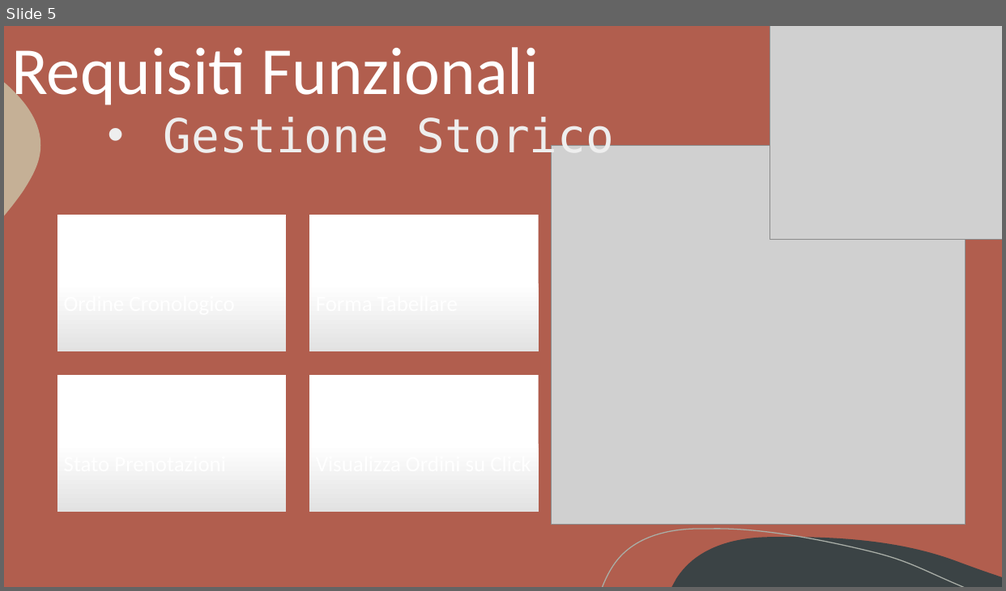
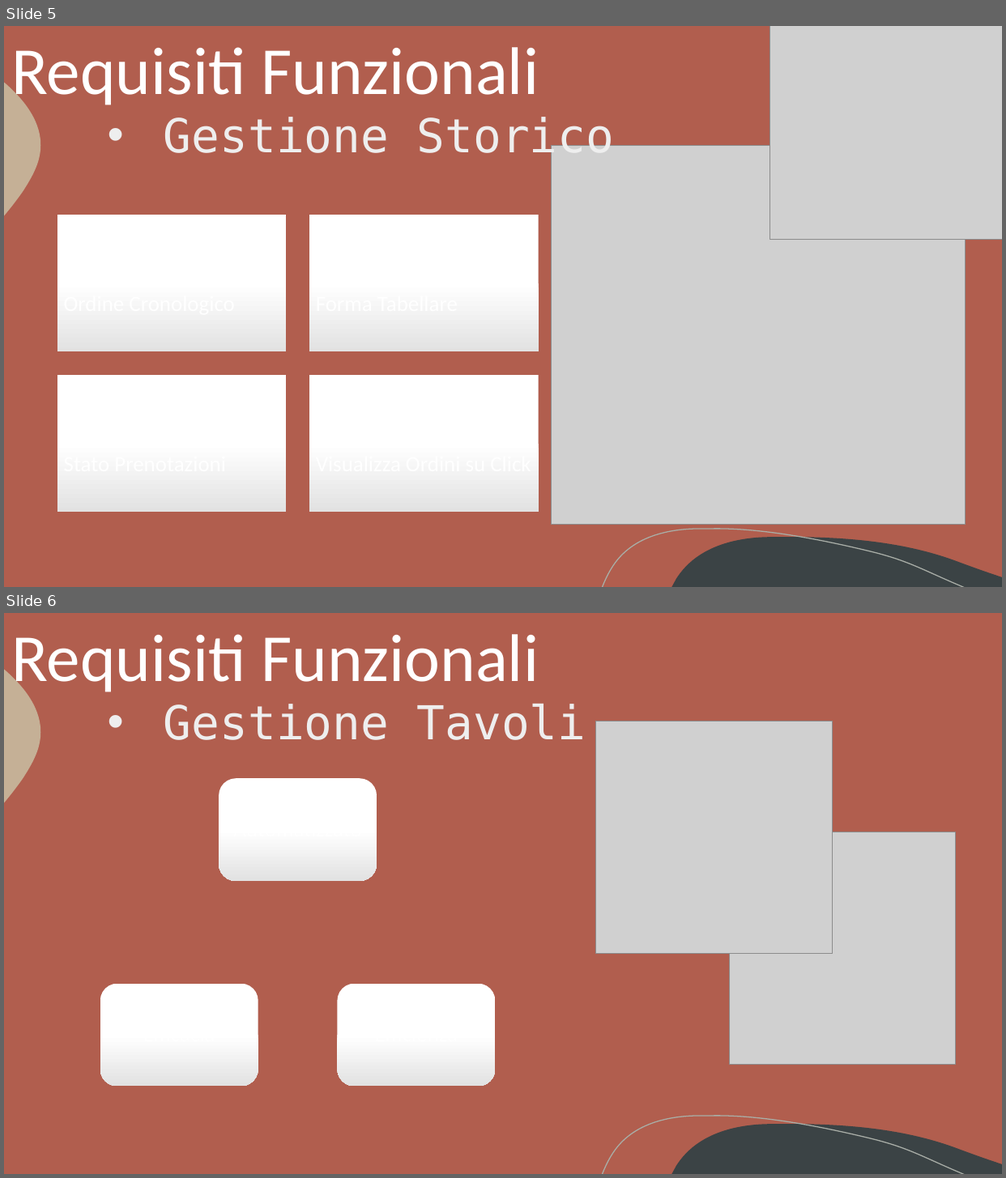
Before and after one commit to Gabriele-P03/Progetto_Ing_Web, a slide deck: appunti/PP/Presentazione.pptx. Shown one above the other, each under a label of ours: slide 5 before the commit, slides 5 and 6 after it. The pictures are 1006x591 and 1006x1178 pixels, drawn with LibreOffice and Linux fonts; fonts in the diff are those of the drawing; grey boxes stand for pictures. Boxes give left, top, right and bottom in pixels: in the first picture for what was removed or moved away, otherwise in the second. Text is boxed around its words. In the diff, an @@ line names an element or a change of style, - is before the commit and + after.

```diff
--- a/appunti/PP/Presentazione.pptx
+++ b/appunti/PP/Presentazione.pptx
@@ slide 6 added at (4, 613, 1002, 1174), background #B15E4E; not listed: 3 template elements that a slide beside it also shows @@
@@ title added at (11, 634, 539, 697), 64.8 pt, text #FFFFFF @@
+Requisiti Funzionali
@@ text added at (164, 704, 586, 740), 45 pt, text #EEEEEE @@
+• Gestione Tavoli
@@ picture added at (596, 722, 833, 954) @@
@@ group added at (100, 778, 495, 1104): 3 rounded rectangles, 3 freeform shapes @@
@@ picture added at (731, 833, 956, 1064) @@
```
Also in this commit, not shown: 1 slide changed, 13 other slides added, 1 other file.
